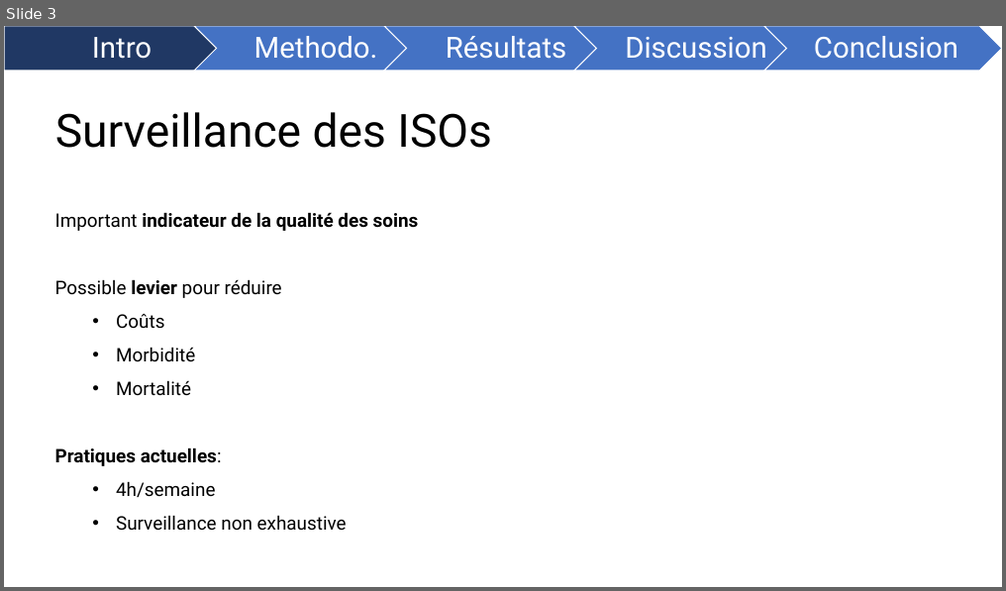
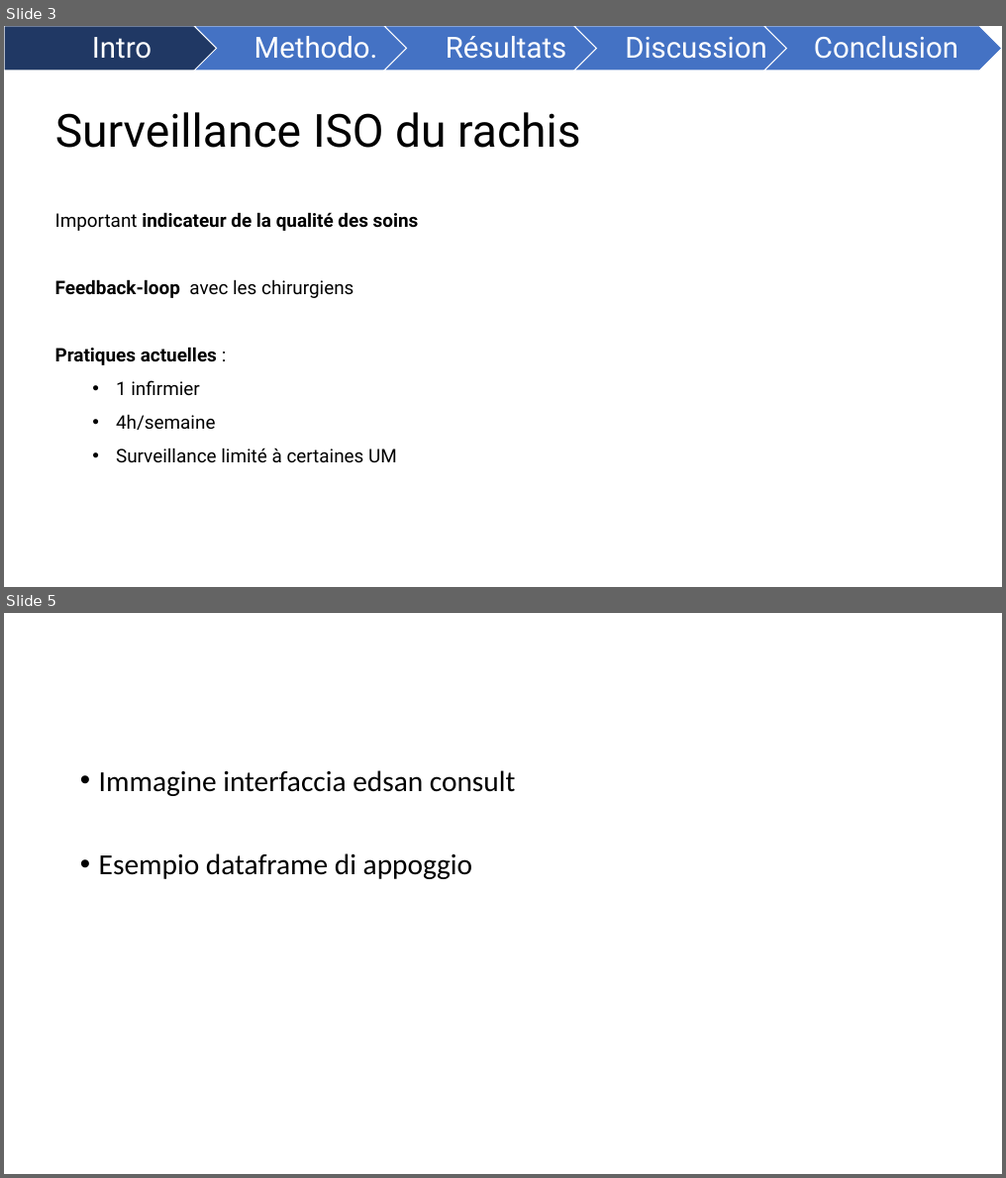
Before and after one commit to FrancescoMonti-source/theses_internes, a slide deck: memoire/reports/DÉTECTION SEMI-AUTOMATISÉE DES INFECTIONS POST-OPÉRATOIRES.pptx. Shown one above the other, each under a label of ours: slide 3 before the commit, slides 3 and 5 after it; the slides between them are not shown. The pictures are 1006x591 and 1006x1178 pixels, drawn with LibreOffice and Linux fonts; fonts in the diff are those of the drawing. Boxes give left, top, right and bottom in pixels: in the first picture for what was removed or moved away, otherwise in the second. Text is boxed around its words. In the diff, an @@ line names an element or a change of style, - is before the commit and + after.

```diff
--- a/memoire/reports/DÉTECTION SEMI-AUTOMATISÉE DES INFECTIONS POST-OPÉRATOIRES.pptx
+++ b/memoire/reports/DÉTECTION SEMI-AUTOMATISÉE DES INFECTIONS POST-OPÉRATOIRES.pptx
@@ slide 5 added at [4, 613, 1002, 1174], background #FFFFFF @@
@@ text added at [99, 770, 516, 879], 28 pt, text #000000 @@
+• Immagine interfaccia edsan consult
+• Esempio dataframe di appoggio
@@ slide 3 changed as well @@
@@ title at [55, 112, 580, 148]: text changed @@
-Surveillance des ISOs
+Surveillance ISO du rachis
@@ text at [55, 279, 353, 396]: text changed; bold on @@
-Possible levier pour réduire
-  • Coûts
-  • Morbidité
-  • Mortalité
-Pratiques actuelles:
+Feedback-loop avec les chirurgiens
+Pratiques actuelles :
+  • 1 infirmier
@@ text at [116, 448, 397, 464]: text changed @@
-  • Surveillance non exhaustive
+  • Surveillance limité à certaines UM
```
Also in this commit, not shown: 8 other slides changed, 1 other slide added, 1 slide removed.
